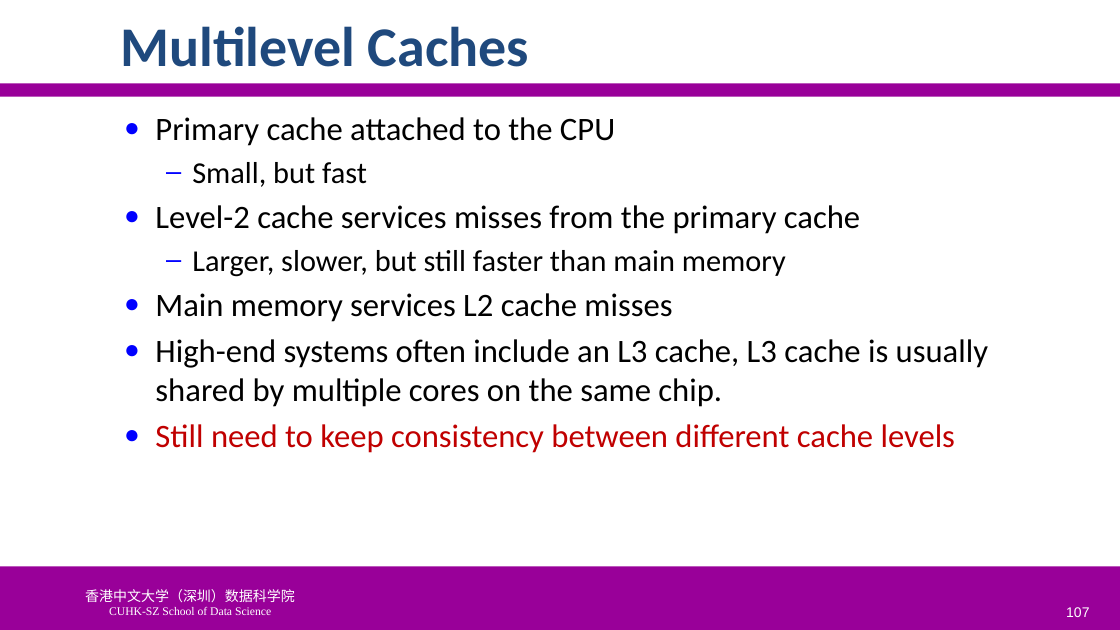
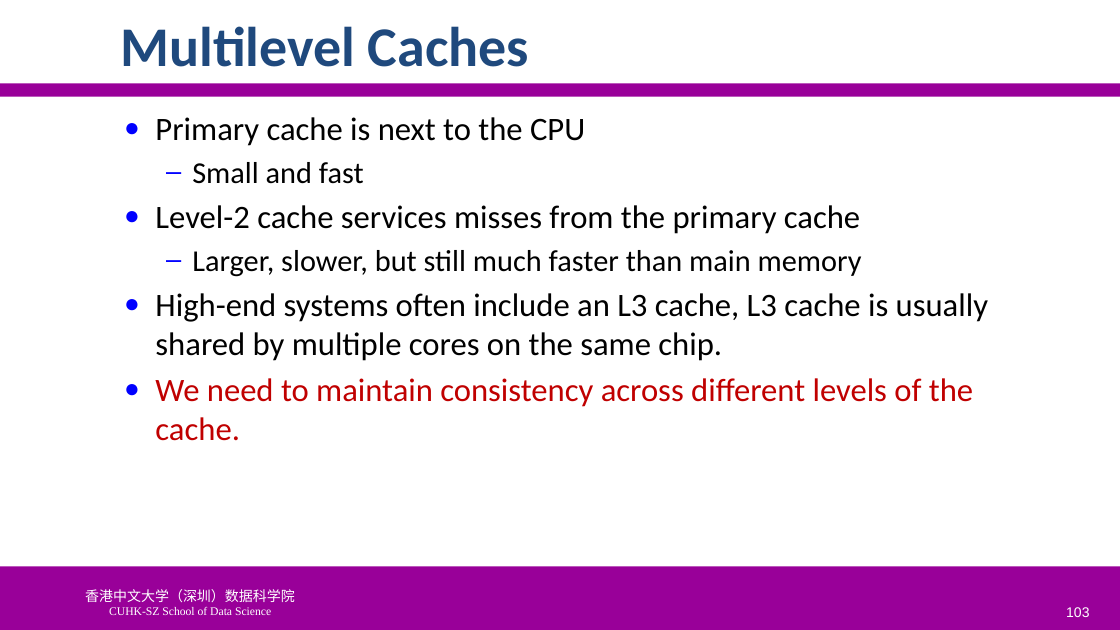
Before and after one commit to SUNCHAOYI923/CMU_CSAPP, a slide deck: slide 103 of slide/CA3060-6-MemHierarchy.pptx (slide 107 before the commit). Drawn at 1120x630 pixels with LibreOffice and Linux fonts; fonts in the diff are those of the drawing; background and template pictures are left out. Boxes give left, top, right and bottom in pixels: in the first picture for what was removed or moved away, otherwise in the second. Text is boxed around its words. In the diff, an @@ line names an element or a change of style, - is before the commit and + after.

```diff
--- a/slide/CA3060-6-MemHierarchy.pptx
+++ b/slide/CA3060-6-MemHierarchy.pptx
@@ text at [155, 117, 585, 184]: text changed @@
-● Primary cache attached to the CPU
-  – Small, but fast
+● Primary cache is next to the CPU
+  – Small and fast
@@ text at [192, 250, 862, 277]: text changed @@
-  – Larger, slower, but still faster than main memory
-● Main memory services L2 cache misses
+  – Larger, slower, but still much faster than main memory
@@ text at [155, 378, 973, 441]: text changed @@
-● Still need to keep consistency between different cache levels
+● We need to maintain consistency across different levels of the cache.
@@ page number at [1066, 607, 1089, 617]: text changed @@
-107
+103
```
Also in this commit, not shown: 40 other slides changed, 5 slides added, 10 slides removed, 31 other files.
